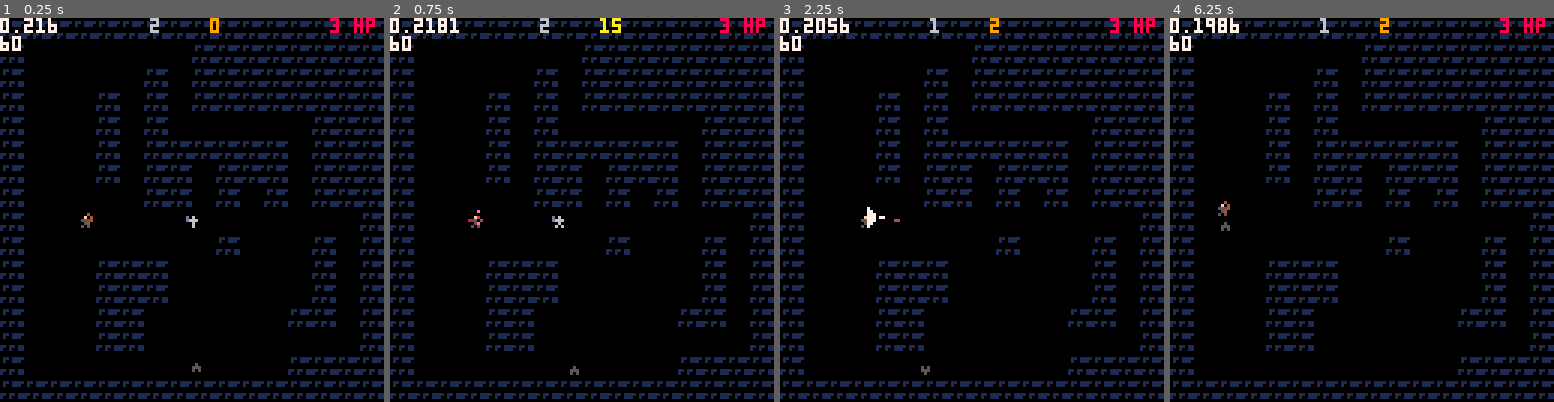
Above: before the commit, frames 1-4 (left to right).
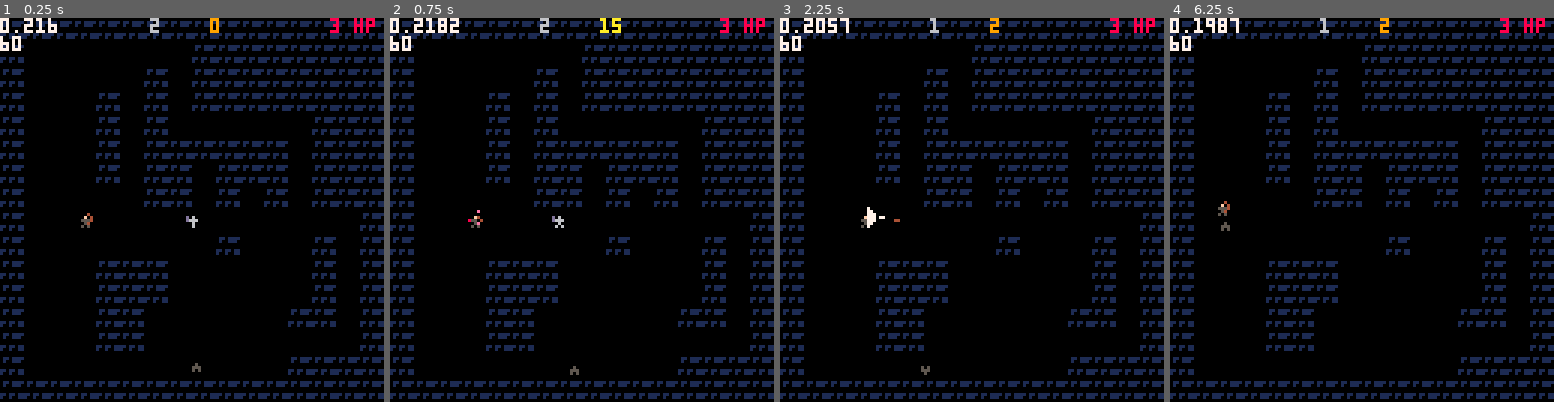
Above: after the commit, the same moments.

Repository: ironchestgames/pico-8-carts
Game: PICO-8 cartridge epicevilender.p8
Two runs of this game, one before a commit and one after it. Both use one fixed random seed, a clock stepped at 60 frames per second and the inputs below.
Inputs:
- Up to frame 1 (0.25 s): no input
- Up to frame 2 (0.75 s): tap X (X key) at 0.33 s; tap O (Z key) at 0.7 s
- Up to frame 3 (2.25 s): tap X (X key) at 1.07, 1.85 s; hold Right 1.6-2.1 s; tap O (Z key) at 1.7, 2.1 s; hold Up from 2.15 s (still down)
- Up to frame 4 (6.25 s): release Up at 2.42 s; hold Right 2.47-3.03 s; tap O (Z key) every 0.4 s from 2.5 to 6.1 s; tap X (X key) at 2.97, 4.08, 5.2 s; hold Left 3.08-3.58 s; hold Down 3.63-3.97 s; hold Right 4.02-4.68 s; hold Up 4.73-5.03 s; hold Left 5.08-5.68 s; hold Down 5.73-6.03 s; hold Right from 6.08 s (still down)

Frame 1 is identical in both runs. In frame 2, less than 0.1% of the frame differs, in the area x 15-18%, y 0-4%; in frame 3, less than 0.1%; in frame 4, less than 0.1%.

Commit message:
epicevilender - add parameterisation to enemy attacks

Diff:
--- a/epicevilender.p8
+++ b/epicevilender.p8
@@ -604,7 +604,6 @@
    if _col == 5 then
     local enemy=createactor({
      isenemy=true,
-     attacktype='melee',
      isghost=true,
      x=_x*8+4,
      y=_y*8+4,
@@ -614,6 +613,10 @@
      runspd=0.75,
      spd=0.75,
      hp=1,
+     attack={
+      typ='melee',
+      spd=30,
+     },
      ai={
       state='idling',
       laststate='idling',
@@ -638,7 +641,6 @@
    if _col == 6 then
     local enemy=createactor({
      isenemy=true,
-     attacktype='melee',
      x=_x*8+4,
      y=_y*8+4,
      a=0,
@@ -647,6 +649,10 @@
      runspd=0.5,
      spd=0.5,
      hp=3,
+     attack={
+      typ='melee',
+      spd=50,
+     },
      ai={
       state='idling',
       laststate='idling',
@@ -671,7 +677,6 @@
    if _col == 7 then
     local enemy=createactor({
      isenemy=true,
-     attacktype='ranged',
      x=_x*8+4,
      y=_y*8+4,
      a=0,
@@ -680,6 +685,10 @@
      runspd=0.5,
      spd=0.5,
      hp=2,
+     attack={
+      typ='ranged',
+      spd=70,
+     },
      ai={
       state='idling',
       laststate='idling',
@@ -865,7 +874,7 @@
    -- aggression vars
    local distancetoavatar=dist(enemy.x,enemy.y,avatar.x,avatar.y)
    local withinattackdistance=distancetoavatar <= 7
-   if enemy.attacktype == 'ranged' then
+   if enemy.attack.typ == 'ranged' then
     withinattackdistance=distancetoavatar <= 40
    end
    local haslostoavatar=haslos(floormap,enemy.x,enemy.y,avatar.x,avatar.y)
@@ -875,7 +884,7 @@
    local ismovingoutofcollision=enemy.ai.ismovingoutofcollision
    local collidedwithwall=enemy.ai.wallcollisiondx != nil
    local istooclosetoavatar=distancetoavatar <= 1
-   if enemy.attacktype == 'ranged' then
+   if enemy.attack.typ == 'ranged' then
     istooclosetoavatar=distancetoavatar <= 20
    end
    local hastoocloseto=#enemy.ai.toocloseto > 0
@@ -991,13 +1000,13 @@
 
     if enemy.ai.laststate != 'attacking' then
 
-     enemy.ai.state_counter=50
+     enemy.ai.state_counter=enemy.attack.spd
     end
 
     enemy.ai.state_counter-=1
     if enemy.ai.state_counter <= 0 then
 
-     if enemy.attacktype == 'melee' then
+     if enemy.attack.typ == 'melee' then
       local a=atan2(
        enemy.ai.targetx-enemy.x,
        enemy.ai.targety-enemy.y)
@@ -1045,7 +1054,7 @@
 
 
 
-     elseif enemy.attacktype == 'ranged' then
+     elseif enemy.attack.typ == 'ranged' then
 
       local a=atan2(
        enemy.ai.targetx-enemy.x,
